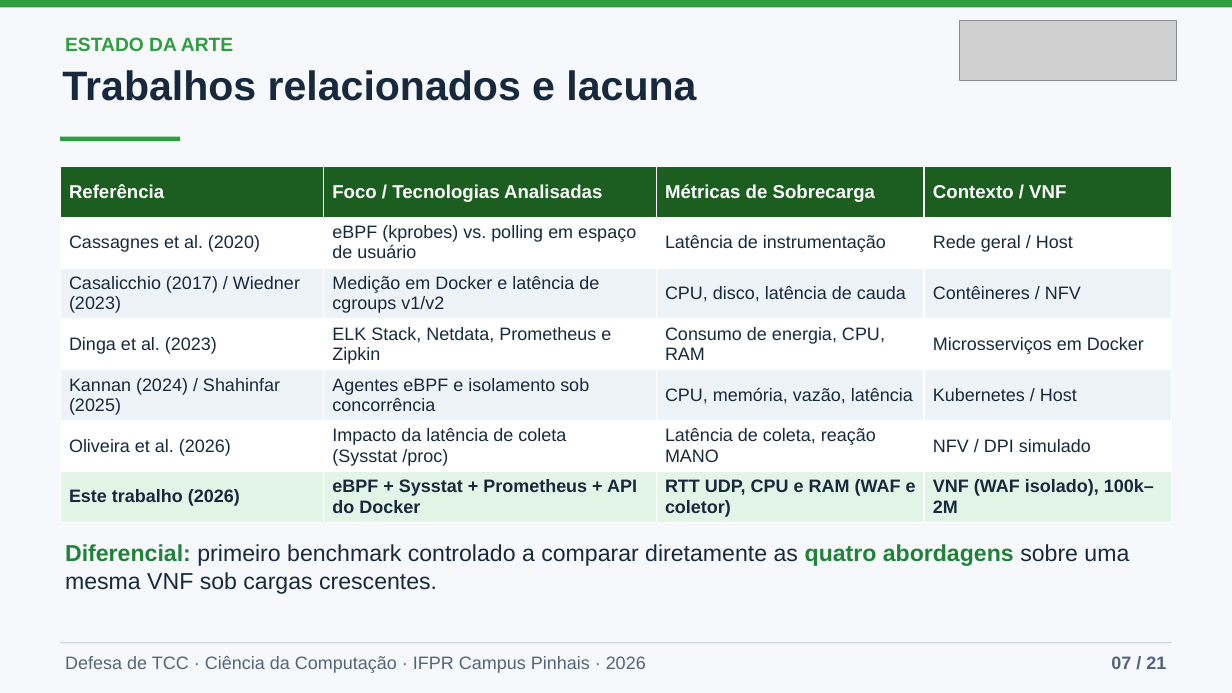
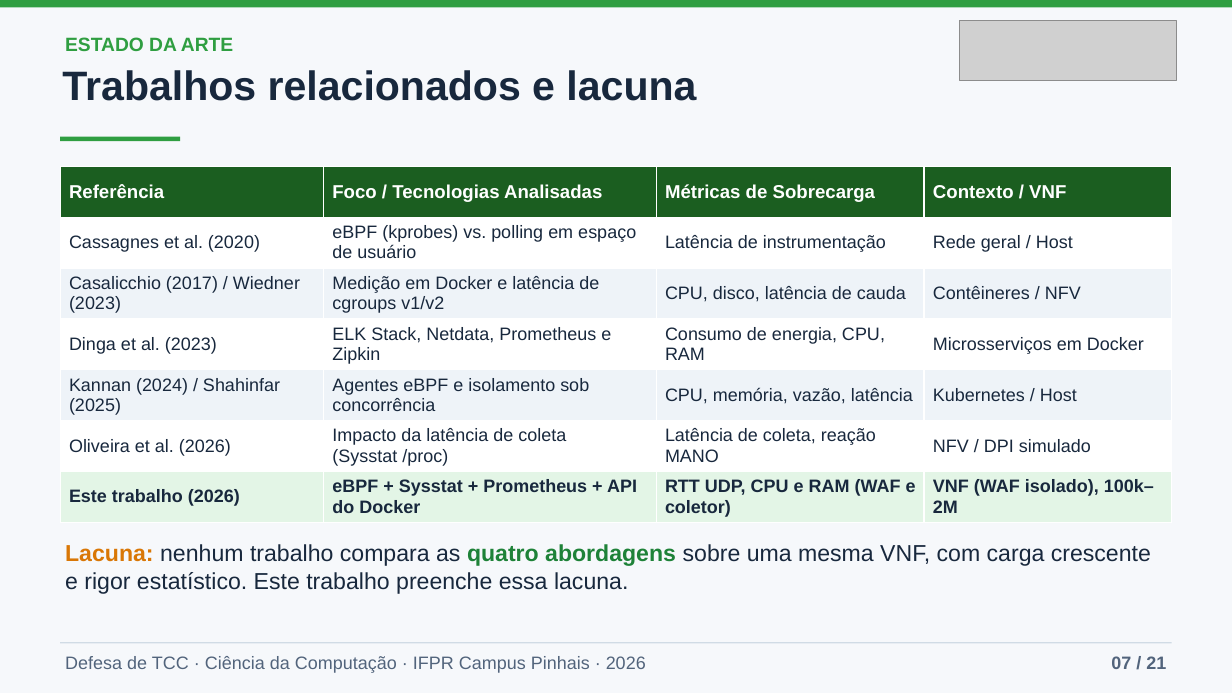
Before and after one commit to joaopedroplinta/vnf-monitoring-benchmark, a slide deck: slide 7 of docs/apresentacao/apresentacao_tcc.pptx. Drawn at 1232x693 pixels with LibreOffice and Linux fonts; fonts in the diff are those of the drawing; grey boxes stand for pictures. Boxes give left, top, right and bottom in pixels: in the first picture for what was removed or moved away, otherwise in the second. Text is boxed around its words. In the diff, an @@ line names an element or a change of style, - is before the commit and + after.

```diff
--- a/docs/apresentacao/apresentacao_tcc.pptx
+++ b/docs/apresentacao/apresentacao_tcc.pptx
@@ text at bbox=[65, 544, 1151, 594]: text changed @@
-Diferencial: primeiro benchmark controlado a comparar diretamente as quatro abordagens sobre uma mesma VNF sob cargas crescentes.
+Lacuna: nenhum trabalho compara as quatro abordagens sobre uma mesma VNF, com carga crescente e rigor estatístico. Este trabalho preenche essa lacuna.
```
Also in this commit, not shown: 6 other slides changed, 3 other files.
